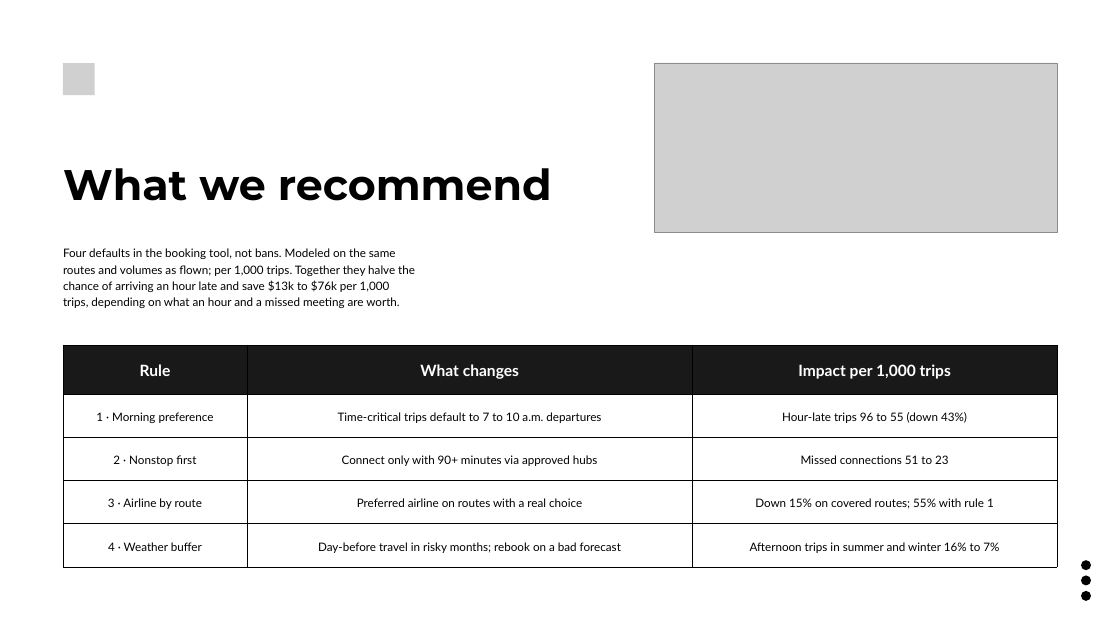
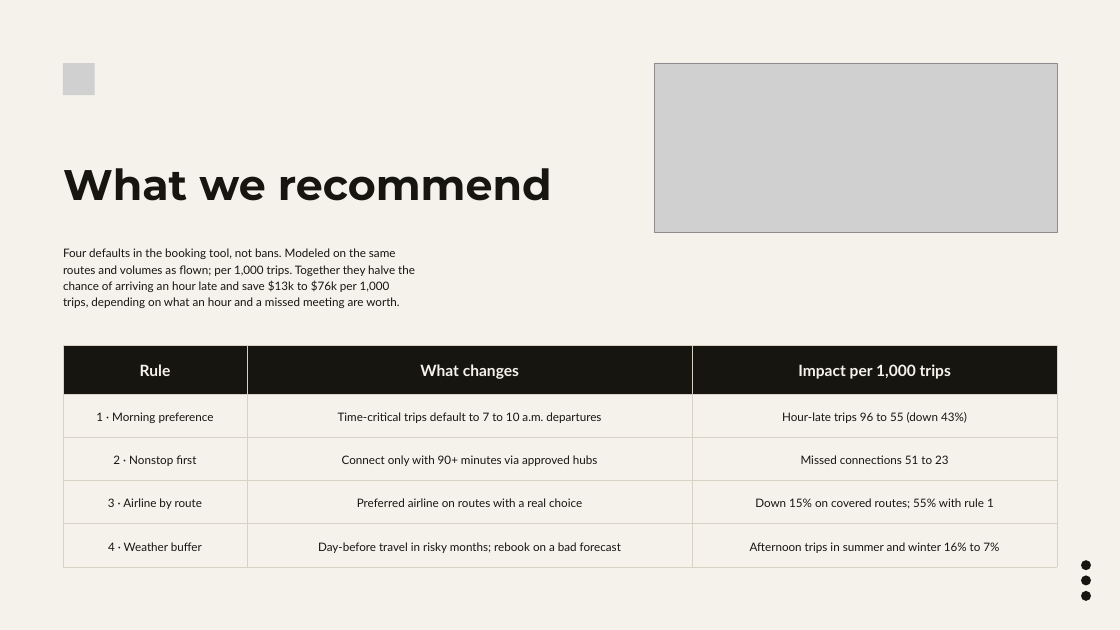
Before and after one commit to akhilhnairprojects/BUhackathon, a slide deck: slide 7 of deck/Arrive_On_Time_Simple.pptx. Drawn at 1120x630 pixels with LibreOffice and Linux fonts; fonts in the diff are those of the drawing; grey boxes stand for pictures. Boxes give left, top, right and bottom in pixels: in the first picture for what was removed or moved away, otherwise in the second. Text is boxed around its words. In the diff, an @@ line names an element or a change of style, - is before the commit and + after.

```diff
--- a/deck/Arrive_On_Time_Simple.pptx
+++ b/deck/Arrive_On_Time_Simple.pptx
@@ background #FFFFFF to #F5F2EC @@
@@ text "What we recommend" at (x1=63, y1=168, x2=552, y2=201): text colour #000000 to #17150F @@
@@ text "Four defaults in the booking ..." at (x1=63, y1=248, x2=415, y2=308): text colour #000000 to #17150F @@
@@ table at (x1=63, y1=345, x2=1057, y2=567) @@
@@ fill #191919 to #17150F in row 1 @@
@@ text colour #FFFFFF to #F5F2EC in "Rule", "What changes", "Impact per 1,000 trips" @@
@@ text colour #000000 to #17150F @@
@@ borders changed @@
@@ fill #000000 to #17150F in 3 elements at (x1=1081, y1=591, x2=1091, y2=601), (x1=1081, y1=576, x2=1091, y2=586), (x1=1081, y1=560, x2=1091, y2=570) @@
```
Also in this commit, not shown: 10 other slides changed, 8 other files.
